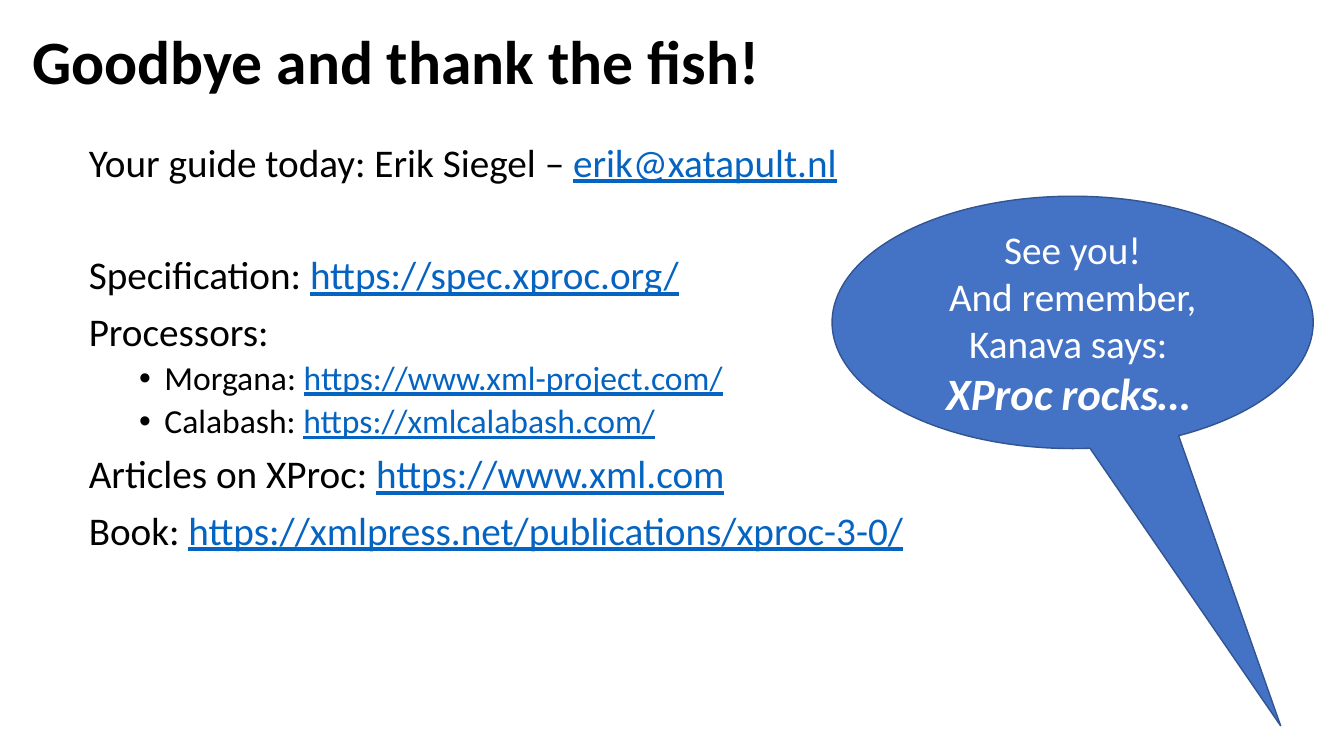
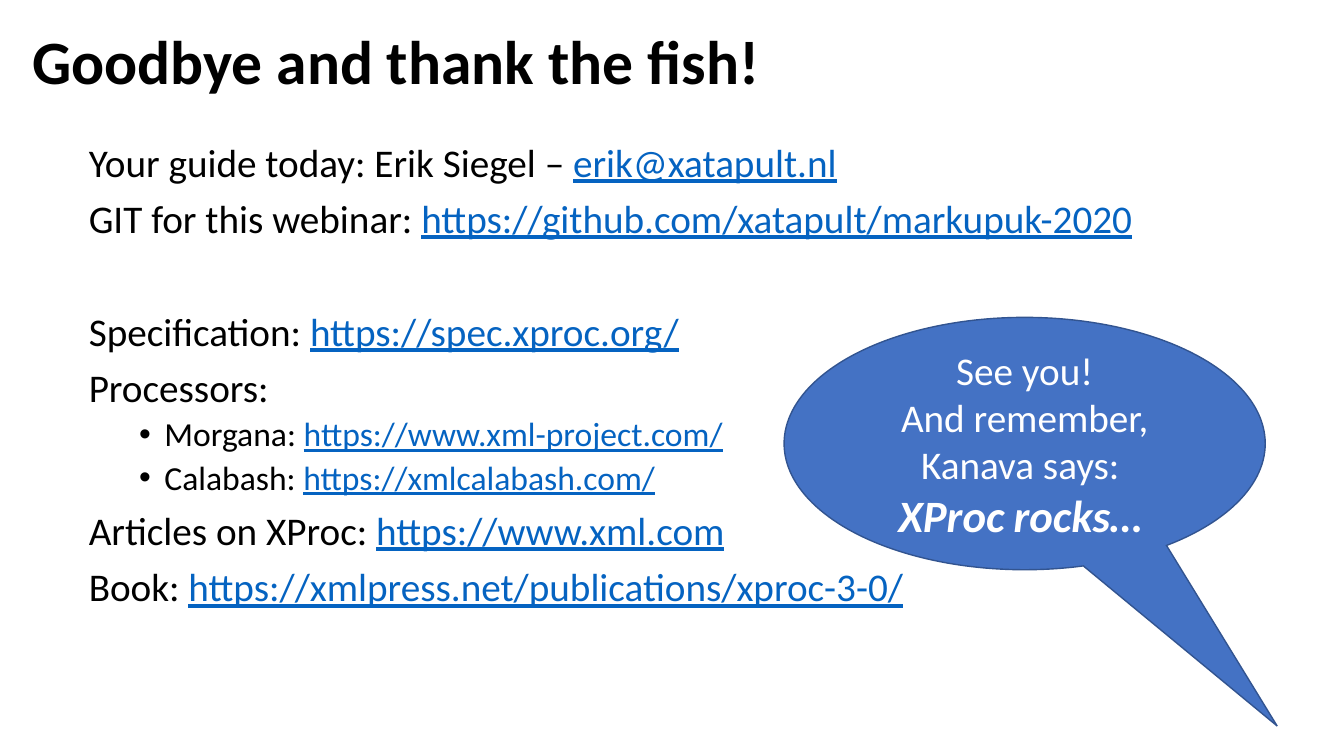
Before and after one commit to xatapult/markupuk-2020, a slide deck: slide 20 of 101-A/presentation/markupuk-2020-101-A.pptx. Drawn at 1344x756 pixels with LibreOffice and Linux fonts; fonts in the diff are those of the drawing; background and template pictures are left out. Boxes give left, top, right and bottom in pixels: in the first picture for what was removed or moved away, otherwise in the second. Text is boxed around its words. In the diff, an @@ line names an element or a change of style, - is before the commit and + after.

```diff
--- a/101-A/presentation/markupuk-2020-101-A.pptx
+++ b/101-A/presentation/markupuk-2020-101-A.pptx
@@ text at box(89, 205, 1132, 240): paragraph added @@
+GIT for this webinar: https://github.com/xatapult/markupuk-2020
@@ speech bubble "See you!": place and size @@
-speech bubble "See you!" at box(833, 197, 1314, 449)
+speech bubble "See you!" at box(784, 318, 1265, 570)
@@ speech bubble "See you!" at box(784, 318, 1265, 570): proportions changed @@
```
Also in this commit, not shown: 1 other slide changed, 3 other files.
